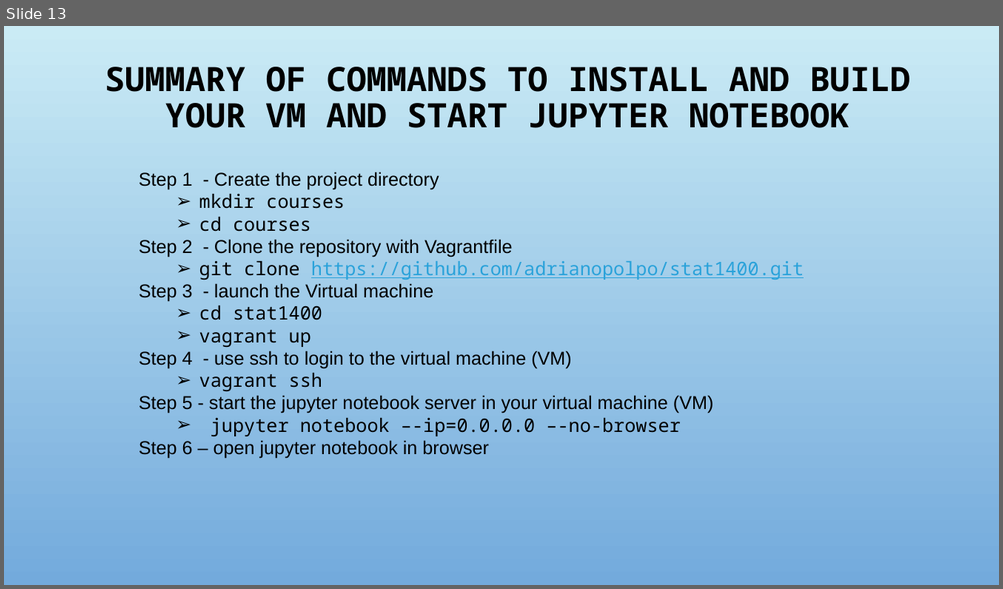
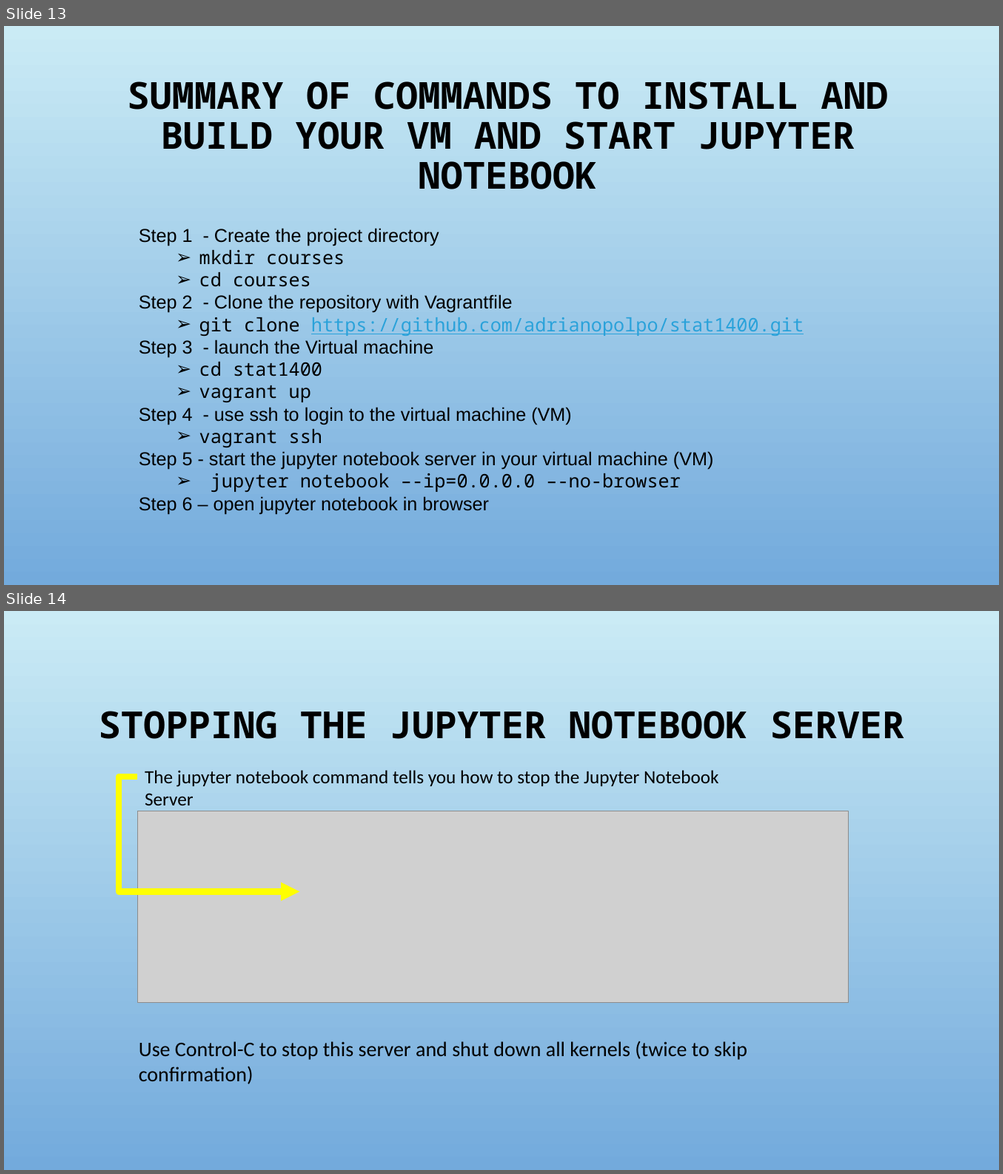
Before and after one commit to adrianopolpo/stat1400, a slide deck: VM_instructions.pptx. Shown one above the other, each under a label of ours: slide 13 before the commit, slides 13 and 14 after it. The pictures are 1003x589 and 1003x1174 pixels, drawn with LibreOffice and Linux fonts; fonts in the diff are those of the drawing; grey boxes stand for pictures; background and template pictures are left out. Boxes give left, top, right and bottom in pixels: in the first picture for what was removed or moved away, otherwise in the second. Text is boxed around its words. In the diff, an @@ line names an element or a change of style, - is before the commit and + after.

```diff
--- a/VM_instructions.pptx
+++ b/VM_instructions.pptx
@@ slide 14 added at bbox=[4, 611, 999, 1170], background picture (left out) @@
@@ title added at bbox=[99, 711, 904, 739], 36 pt, text #000000, bold @@
+STOPPING THE JUPYTER NOTEBOOK SERVER
@@ elbow arrow added from (137, 777) to (299, 891), #FFFF00 6 pt @@
@@ text added at bbox=[145, 770, 718, 787], 18 pt, text #000000 @@
+The jupyter notebook command tells you how to stop the Jupyter Notebook Server
@@ picture added at bbox=[137, 812, 848, 1003] @@
@@ text added at bbox=[139, 1042, 747, 1060], 20 pt, text #000000 @@
+Use Control-C to stop this server and shut down all kernels (twice to skip confirmation)
@@ slide 13 changed as well @@
@@ title "SUMMARY OF COMMANDS TO INSTALL ...": place and size @@
-title "SUMMARY OF COMMANDS TO INSTALL ..." at bbox=[105, 67, 910, 128]
+title "SUMMARY OF COMMANDS TO INSTALL ..." at bbox=[127, 82, 888, 190]
@@ title "SUMMARY OF COMMANDS TO INSTALL ..." at bbox=[127, 82, 888, 190]: size 32.4 to 36 pt @@
@@ text "Step 1 - Create the ...": place and size @@
-text "Step 1 - Create the ..." at bbox=[139, 172, 803, 459]
+text "Step 1 - Create the ..." at bbox=[139, 228, 803, 514]
```
Also in this commit, not shown: 12 other slides changed, 3 other slides added.
